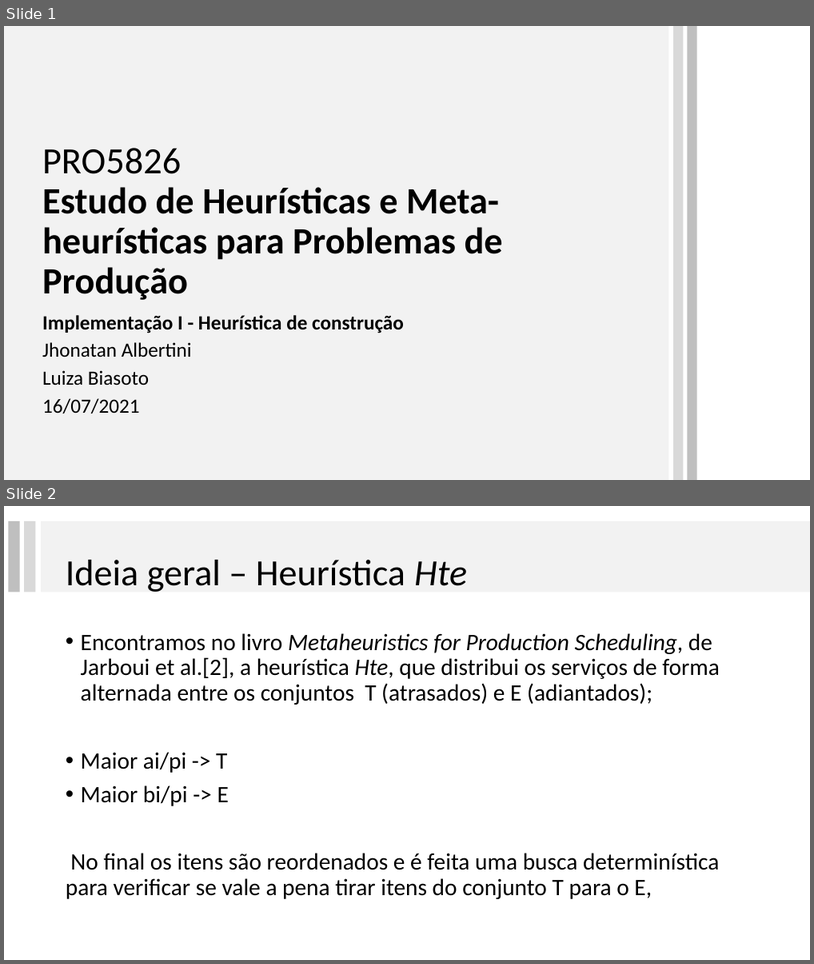
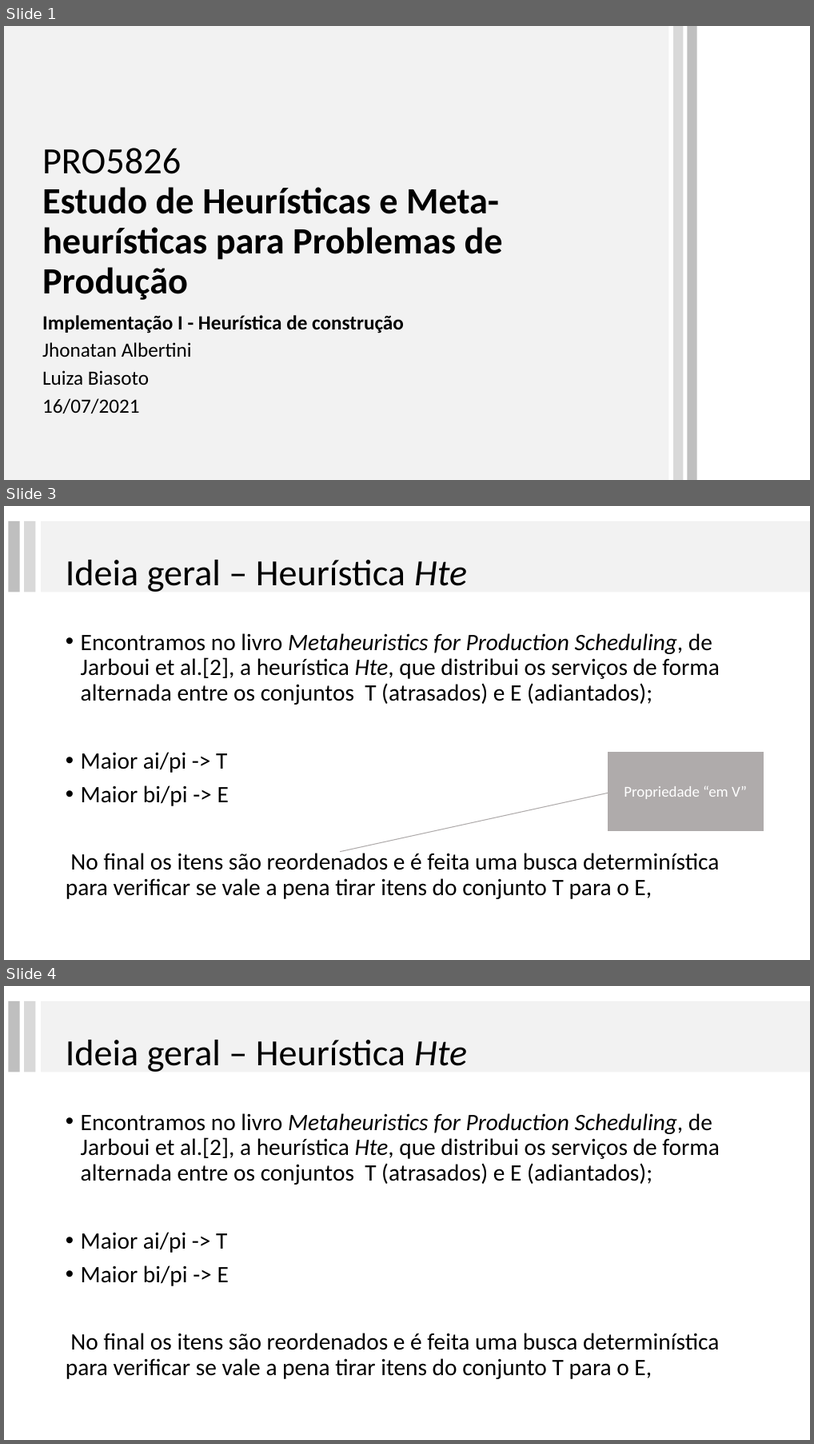
Before and after one commit to lpbiasoto/metaheuristicas, a slide deck: Apresentação 1/apresentação preliminar.pptx. Shown one above the other, each under a label of ours: slides 1 and 2 before the commit, slides 1, 3 and 4 after it; the slides between them are not shown. The pictures are 814x964 and 814x1444 pixels, drawn with LibreOffice and Linux fonts; fonts in the diff are those of the drawing. Boxes give left, top, right and bottom in pixels: in the first picture for what was removed or moved away, otherwise in the second. Text is boxed around its words. In the diff, an @@ line names an element or a change of style, - is before the commit and + after.

```diff
--- a/Apresentação 1/apresentação preliminar.pptx
+++ b/Apresentação 1/apresentação preliminar.pptx
@@ slide 3 added at [4,506,810,960], background #FFFFFF @@
@@ rectangle added at [8,521,20,592], fill #BFBFBF @@
@@ rectangle added at [24,521,35,592], fill #D9D9D9 @@
@@ rectangle added at [41,521,810,592], fill #F2F2F2 @@
@@ title added at [66,560,467,592], 44 pt, text #000000 @@
+Ideia geral – Heurística Hte
@@ text added at [66,633,720,899], 28 pt, text #000000 @@
+• Encontramos no livro Metaheuristics for Production Scheduling, de Jarboui et al.[2], a heurística Hte, que distribui os serviços de forma alternada entre os conjuntos T (atrasados) e E (adiantados);
+• Maior ai/pi -> T
+• Maior bi/pi -> E
+No final os itens são reordenados e é feita uma busca determinística para verificar se vale a pena tirar itens do conjunto T para o E,
@@ border callout added at [608,752,764,830], fill #AFABAB, outline #AFABAB 1 pt, 18 pt, text #FFFFFF @@
+Propriedade “em V”
@@ what was slide 2 is now slide 4 @@
```
Also in this commit, not shown: 1 slide changed, 1 other slide added, 2 slides removed.
